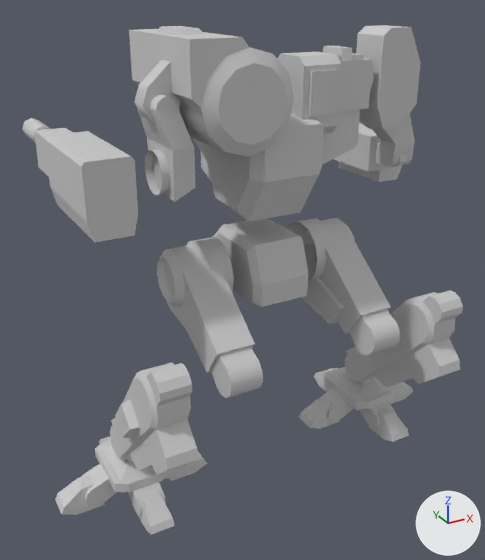
The FBX model Mechs/Chimera/Chimera.FBX, before and after one commit.
One viewpoint serves both versions: a camera (50 mm lens) standing at (-0.983, -1.68, 1.49) and looking at (-0.02, 0.071, 0.615). The lights are fixed; the arrows at lower right show +X, +Y and +Z. The first picture is the older version. Where no turn or scale is listed for an object, it has been applied to the vertices.

The first picture shows 'lbacktoe', 'lfronttoe', 'llefttoe', 'llowerarm', 'llowerleg', 'lrighttoe', 'lupperarm', 'lupperleg', 'pelvis', 'rbacktoe', 'rfoot', 'rfoot.001', 'rlefttoe', 'rlowerleg', 'rrighttoe', 'rupperarm', 'rupperleg', 'torso'.
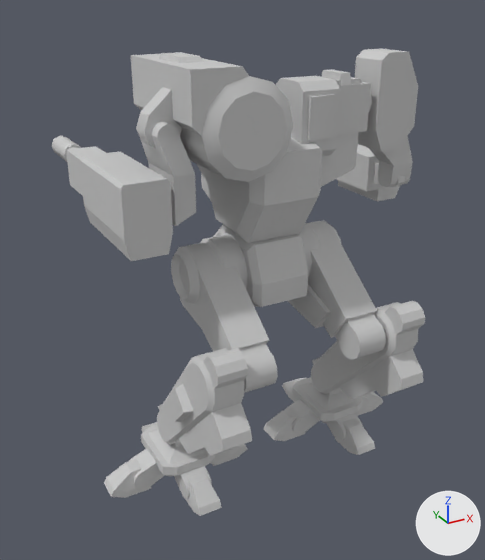
Pixel boxes [x1, y1, x2, y2] of what changed, in the pictures (485 x 560 px):
'torso', moved: before [129, 26, 374, 222]; after [131, 52, 372, 243]
'rlowerleg', moved: before [110, 363, 199, 474]; after [157, 348, 252, 456]
'rupperarm', moved: before [22, 118, 138, 242]; after [52, 136, 173, 261]
'rupperleg', moved: before [157, 237, 263, 398]; after [171, 235, 278, 393]
'llowerleg', moved: before [345, 290, 463, 387]; after [311, 300, 425, 399]
'lupperleg', moved: before [287, 218, 400, 356]; after [288, 220, 386, 360]
'lupperarm', moved: before [356, 25, 421, 167]; after [355, 49, 418, 187]
'rfoot.001', moved: before [81, 439, 187, 516]; after [129, 425, 229, 498]
'rfoot', moved: before [320, 367, 400, 428]; after [285, 377, 369, 441]
'llowerarm', moved: before [334, 123, 407, 182]; after [337, 144, 405, 201]
'rbacktoe', moved: before [137, 488, 175, 535]; after [183, 472, 222, 516]
'rlefttoe', moved: before [55, 475, 105, 515]; after [104, 459, 151, 498]
'lbacktoe', moved: before [368, 406, 409, 442]; after [335, 418, 375, 455]
'llefttoe', moved: before [299, 396, 339, 429]; after [264, 408, 305, 441]
'rrighttoe', moved: before [170, 452, 207, 481]; after [212, 444, 247, 466]
'lrighttoe', moved: before [389, 382, 413, 404]; after [356, 392, 383, 416]
'lfronttoe', moved: before [314, 368, 338, 392]; after [282, 378, 307, 402]

The change, as a diff of the scene's bpy script:
```diff
--- a/Mechs/Chimera/Chimera.FBX.py
+++ b/Mechs/Chimera/Chimera.FBX.py
@@ ob_lupperleg @@
 ob_lupperleg.parent = ob_pelvis
-ob_lupperleg.location = (5.898, -1.263, -0.0678)
+ob_lupperleg.location = (3.791, -1.263, -0.0678)
@@ ob_llowerleg @@
 ob_llowerleg.parent = ob_lupperleg
-ob_llowerleg.location = (9.717, -11.54, -7.253)
+ob_llowerleg.location = (5.865, -11.54, -7.253)
@@ ob_rbacktoe @@
 ob_rbacktoe = bpy.data.objects.new('rbacktoe', me_mesh_012)
-ob_rbacktoe.location = (-0.456, -0.124, 0.045)
+ob_rbacktoe.location = (-0.299, -0.124, 0.045)
@@ ob_rupperleg @@
 ob_rupperleg.parent = ob_pelvis
-ob_rupperleg.location = (-5.625, -1.263, -0.0678)
+ob_rupperleg.location = (-3.817, -1.263, -0.0678)
@@ ob_lbacktoe @@
 ob_lbacktoe = bpy.data.objects.new('lbacktoe', me_mesh_006)
-ob_lbacktoe.location = (0.45, -0.124, 0.045)
+ob_lbacktoe.location = (0.299, -0.124, 0.045)
@@ ob_lrighttoe @@
 ob_lrighttoe = bpy.data.objects.new('lrighttoe', me_mesh_004)
-ob_lrighttoe.location = (0.586, 0.01, 0.044)
+ob_lrighttoe.location = (0.435, 0.01, 0.044)
@@ ob_rlefttoe @@
 ob_rlefttoe = bpy.data.objects.new('rlefttoe', me_mesh_014)
-ob_rlefttoe.location = (-0.588, 0.01, 0.046)
+ob_rlefttoe.location = (-0.431, 0.01, 0.046)
@@ ob_rrighttoe @@
 ob_rrighttoe = bpy.data.objects.new('rrighttoe', me_mesh_013)
-ob_rrighttoe.location = (-0.318, 0.011, 0.044)
+ob_rrighttoe.location = (-0.161, 0.011, 0.044)
@@ ob_rfoot_001 @@
 ob_rfoot_001 = bpy.data.objects.new('rfoot.001', me_mesh_010)
-ob_rfoot_001.location = (-0.455, 0.01, 0.185)
+ob_rfoot_001.location = (-0.299, 0.01, 0.185)
@@ ob_rfoot @@
 ob_rfoot = bpy.data.objects.new('rfoot', me_mesh_003)
-ob_rfoot.location = (0.45, 0.01, 0.185)
+ob_rfoot.location = (0.298, 0.01, 0.185)
@@ ob_rlowerleg @@
 ob_rlowerleg.parent = ob_rupperleg
-ob_rlowerleg.location = (-10.22, -11.54, -7.253)
+ob_rlowerleg.location = (-5.855, -11.54, -7.253)
@@ ob_lfronttoe @@
 ob_lfronttoe = bpy.data.objects.new('lfronttoe', me_mesh_005)
-ob_lfronttoe.location = (0.45, 0.147, 0.046)
+ob_lfronttoe.location = (0.298, 0.147, 0.046)
@@ ob_rupperarm @@
 ob_rupperarm.parent = ob_torso
-ob_rupperarm.location = (-17.99, -3.039, 6.853)
+ob_rupperarm.location = (-14.52, -3.039, 6.853)
@@ ob_llefttoe @@
 ob_llefttoe = bpy.data.objects.new('llefttoe', me_mesh_007)
-ob_llefttoe.location = (0.316, 0.011, 0.046)
+ob_llefttoe.location = (0.165, 0.011, 0.046)
@@ ob_torso @@
 ob_torso.parent = ob_pelvis
-ob_torso.location = (0.2, -1.128, 6.437)
+ob_torso.location = (0.2, -1.128, 3.848)
```
